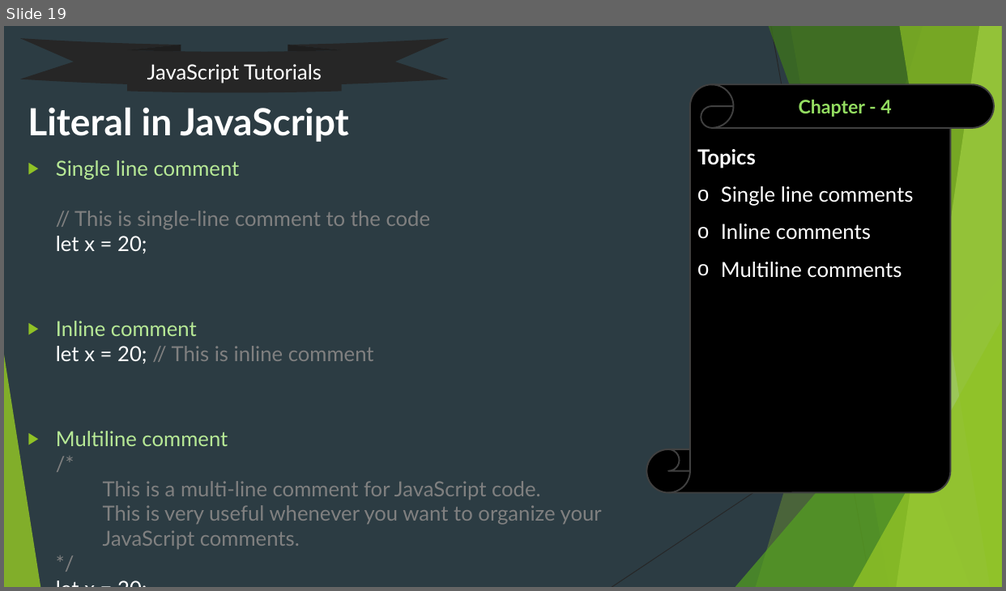
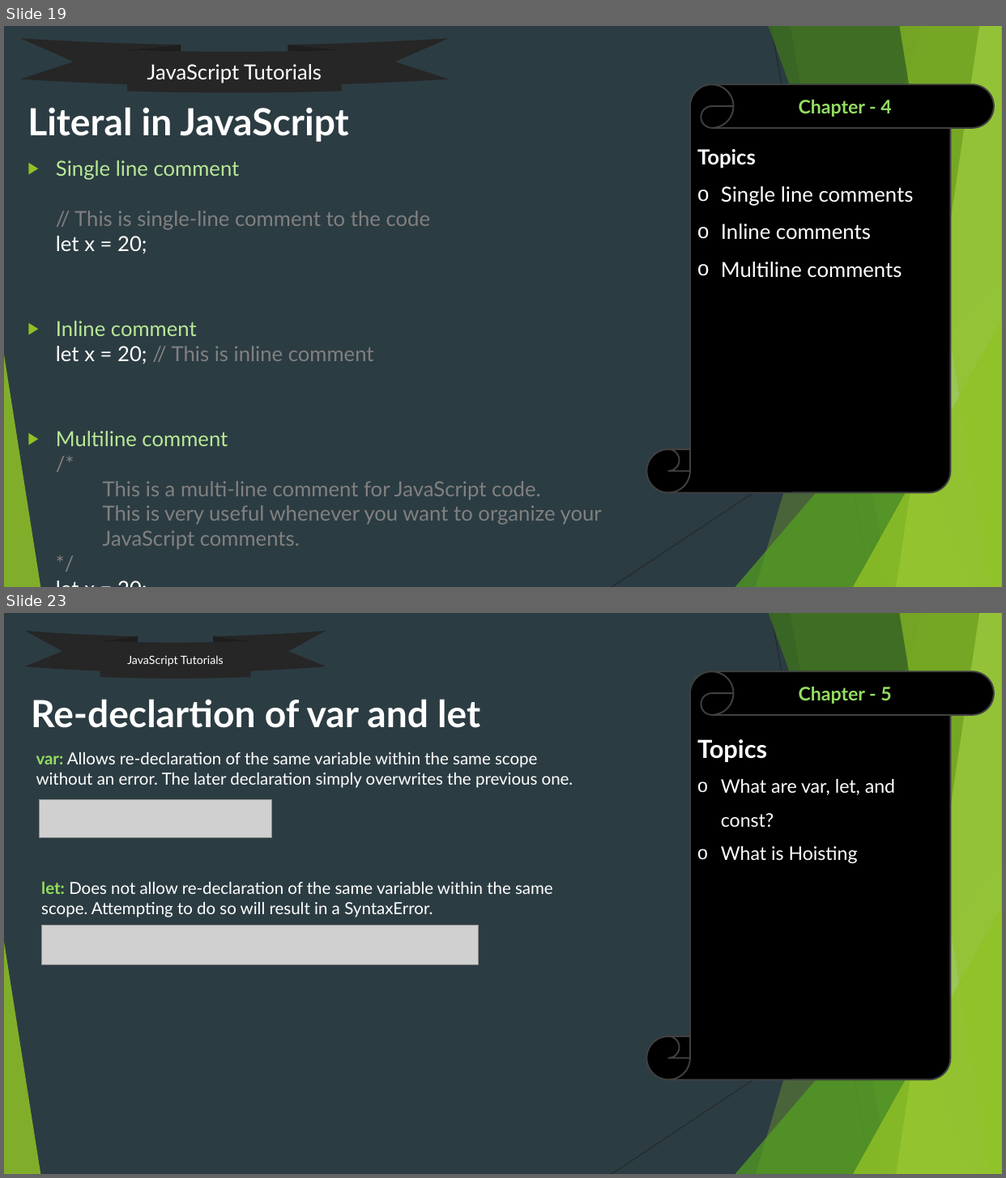
Before and after one commit to uidhtml/javascript-tutorials, a slide deck: Javascript Tutorials.pptx. Shown one above the other, each under a label of ours: slide 19 before the commit, slides 19 and 23 after it; the slides between them are not shown. The pictures are 1006x591 and 1006x1178 pixels, drawn with LibreOffice and Linux fonts; fonts in the diff are those of the drawing; grey boxes stand for pictures. Boxes give left, top, right and bottom in pixels: in the first picture for what was removed or moved away, otherwise in the second. Text is boxed around its words. In the diff, an @@ line names an element or a change of style, - is before the commit and + after.

Commit message:
Updated ppt to chapter 5

```diff
--- a/Javascript Tutorials.pptx
+++ b/Javascript Tutorials.pptx
@@ slide 23 added at [4, 613, 1002, 1174], background #2C3C43; not listed: 10 template elements that a slide beside it also shows @@
@@ ellipse ribbon added at [25, 631, 326, 679], fill #262626, 11 pt, text #FFFFFF @@
+JavaScript Tutorials
@@ vertical scroll added at [647, 671, 995, 1080], fill #000000, outline #404040 1.5 pt, 18 pt, text #FFFFFF @@
+Topics
+o What are var, let, and const?
+o What is Hoisting
@@ title added at [31, 699, 480, 728], 36 pt, text #FFFFFF, bold @@
+Re-declartion of var and let
@@ text added at [799, 687, 891, 704], 18 pt, text #94DE61, bold @@
+Chapter - 5
@@ text added at [36, 752, 573, 788], 16 pt, text #FFFFFF @@
+var: Allows re-declaration of the same variable within the same scope
+without an error. The later declaration simply overwrites the previous one.
@@ picture added at [39, 800, 271, 837] @@
@@ text added at [41, 882, 553, 918], 16 pt, text #FFFFFF @@
+let: Does not allow re-declaration of the same variable within the same scope. Attempting to do so will result in a SyntaxError.
@@ picture added at [41, 926, 478, 965] @@
```
Also in this commit, not shown: 2 slides changed, 3 other slides added.
